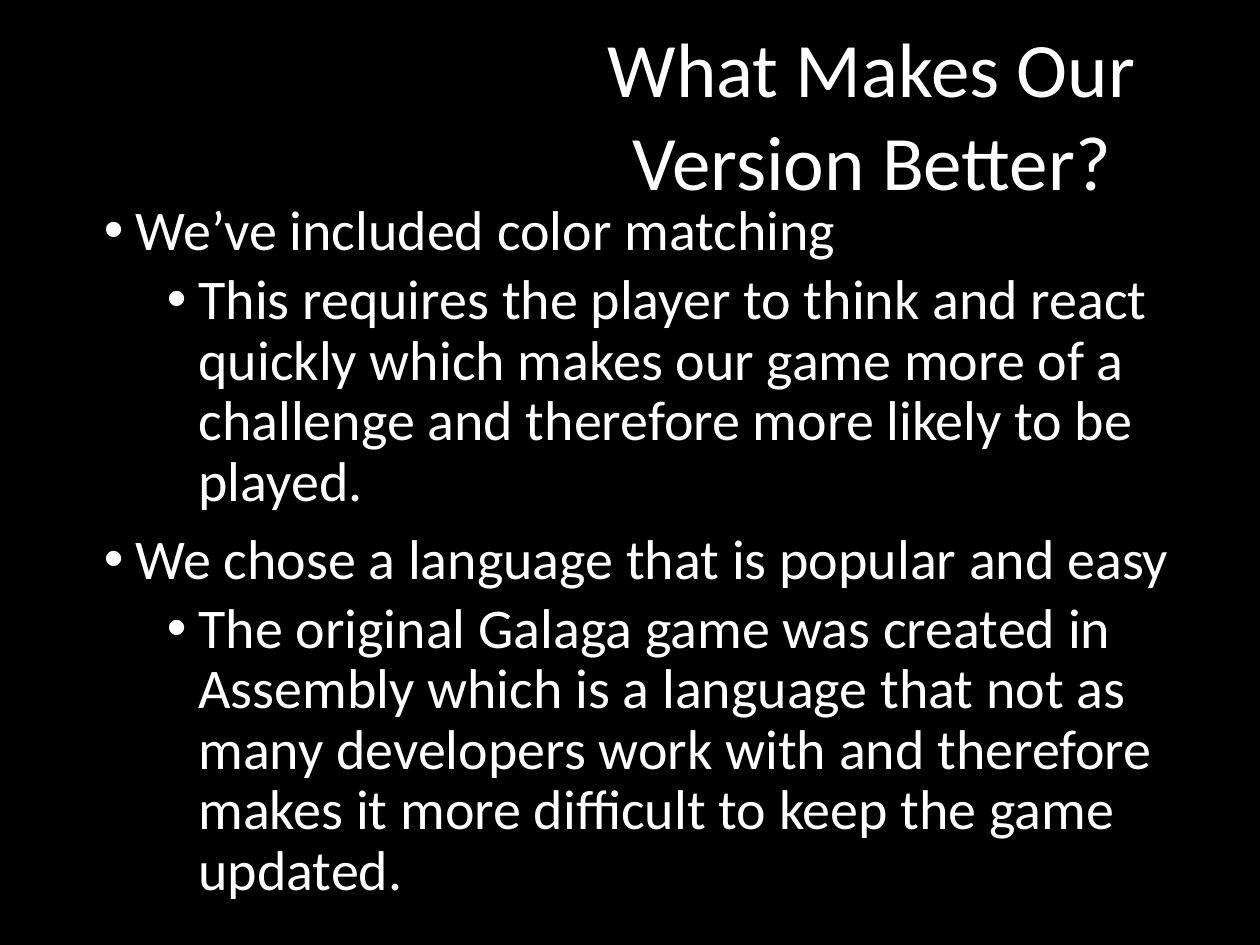
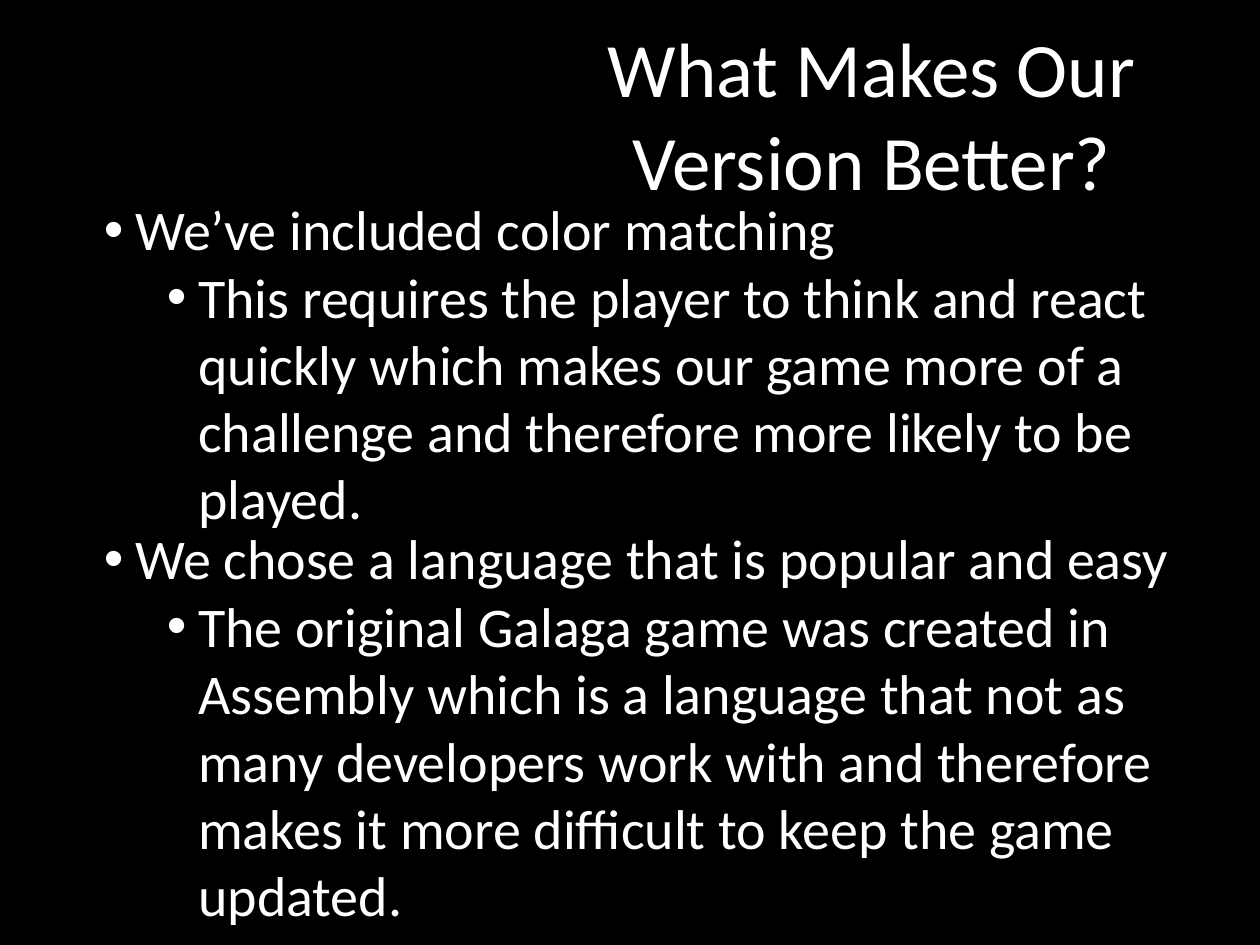
Before and after one commit to terrencepreilly/CPS410, a slide deck: slide 17 of final_presentation/Presentation.pptx. Drawn at 1260x945 pixels with LibreOffice and Linux fonts; fonts in the diff are those of the drawing; background and template pictures are left out. Boxes give left, top, right and bottom in pixels: in the first picture for what was removed or moved away, otherwise in the second. Text is boxed around its words. In the diff, an @@ line names an element or a change of style, - is before the commit and + after.

```diff
--- a/final_presentation/Presentation.pptx
+++ b/final_presentation/Presentation.pptx
@@ text "We’ve included color matching" at box(135, 210, 1168, 925): less space between paragraphs; line spacing 0.9 to 1 @@
```
Also in this commit, not shown: 3 other slides changed, 1 slide added.
